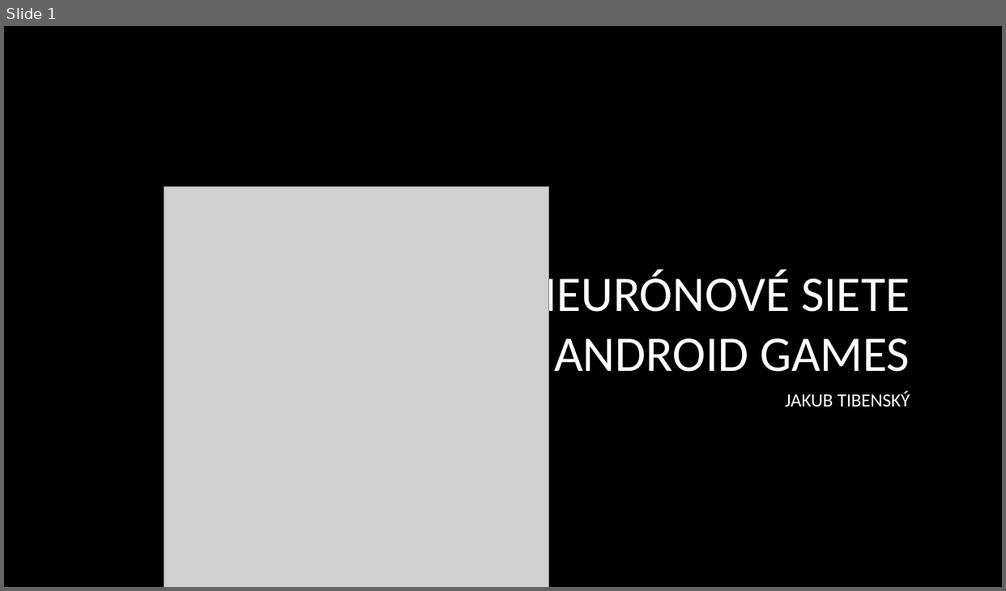
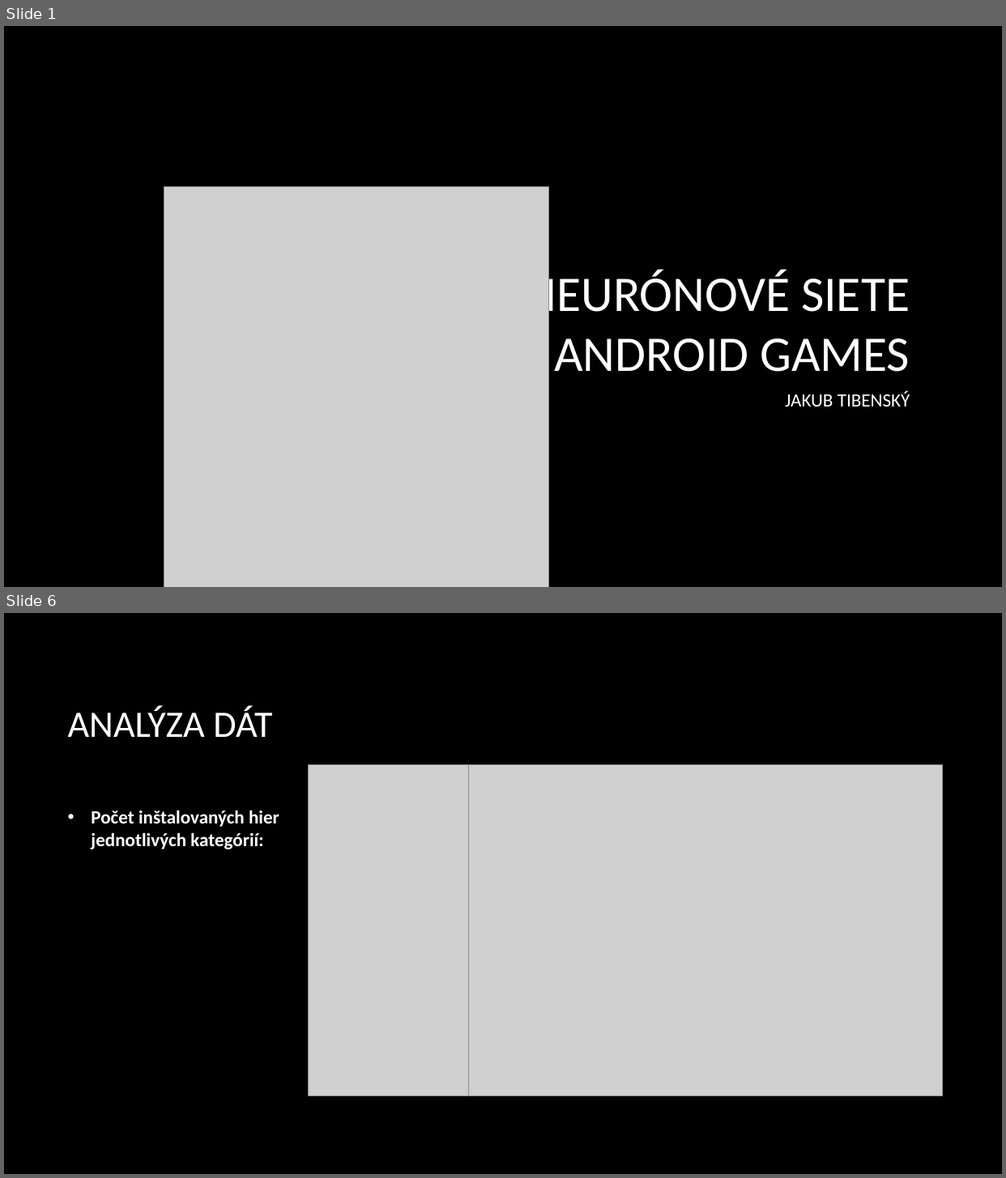
Before and after one commit to SorinMarkov01/Neur-nov-siete-NS, a slide deck: Jakub Tibenský - Android Games.pptx. Shown one above the other, each under a label of ours: slide 1 before the commit, slides 1 and 6 after it; the slides between them are not shown. The pictures are 1006x591 and 1006x1178 pixels, drawn with LibreOffice and Linux fonts; fonts in the diff are those of the drawing; grey boxes stand for pictures; background and template pictures are left out. Boxes give left, top, right and bottom in pixels: in the first picture for what was removed or moved away, otherwise in the second. Text is boxed around its words. In the diff, an @@ line names an element or a change of style, - is before the commit and + after.

```diff
--- a/Jakub Tibenský - Android Games.pptx
+++ b/Jakub Tibenský - Android Games.pptx
@@ slide 6 added at (x1=4, y1=613, x2=1002, y2=1174), background picture (left out) @@
@@ title added at (x1=68, y1=706, x2=272, y2=737), 36 pt, text #FFFFFF @@
+ANALÝZA DÁT
@@ picture added at (x1=309, y1=765, x2=469, y2=1096) @@
@@ picture added at (x1=469, y1=765, x2=943, y2=1096) @@
@@ text added at (x1=91, y1=810, x2=279, y2=850), 18 pt, text #FFFFFF, bold @@
+• Počet inštalovaných hier jednotlivých kategórií:
```
Also in this commit, not shown: 3 slides changed, 13 other slides added, 6 slides removed.
